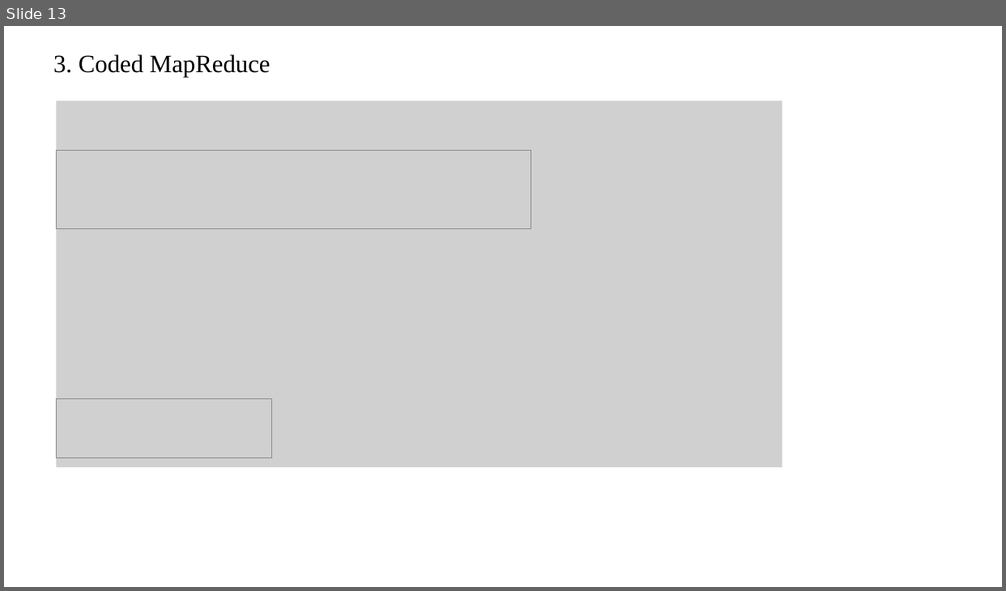
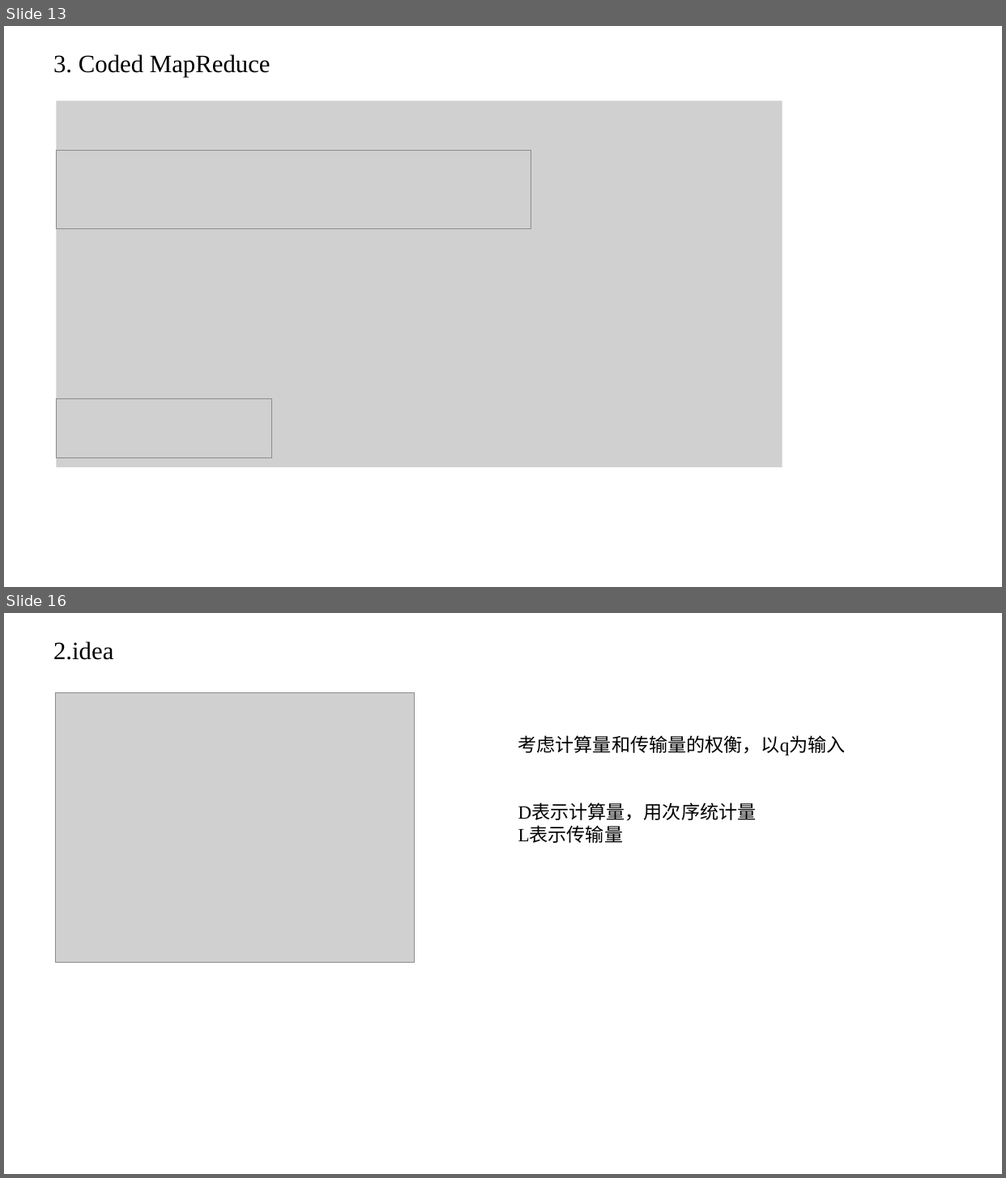
Before and after one commit to zhaojiayi/learning, a slide deck: EE/ppt/review.pptx. Shown one above the other, each under a label of ours: slide 13 before the commit, slides 13 and 16 after it; the slides between them are not shown. The pictures are 1006x591 and 1006x1178 pixels, drawn with LibreOffice and Linux fonts; fonts in the diff are those of the drawing; grey boxes stand for pictures. Boxes give left, top, right and bottom in pixels: in the first picture for what was removed or moved away, otherwise in the second. Text is boxed around its words. In the diff, an @@ line names an element or a change of style, - is before the commit and + after.

```diff
--- a/EE/ppt/review.pptx
+++ b/EE/ppt/review.pptx
@@ slide 16 added at [4,613,1002,1174], background #FFFFFF @@
@@ title added at [53,641,113,660], 24 pt, text #000000 @@
+2.idea
@@ picture added at [56,693,414,963] @@
@@ text added at [518,735,846,843], 18 pt, text #000000 @@
+考虑计算量和传输量的权衡，以q为输入
+D表示计算量，用次序统计量
+L表示传输量
```
Also in this commit, not shown: 6 other slides added, 12 other files.
